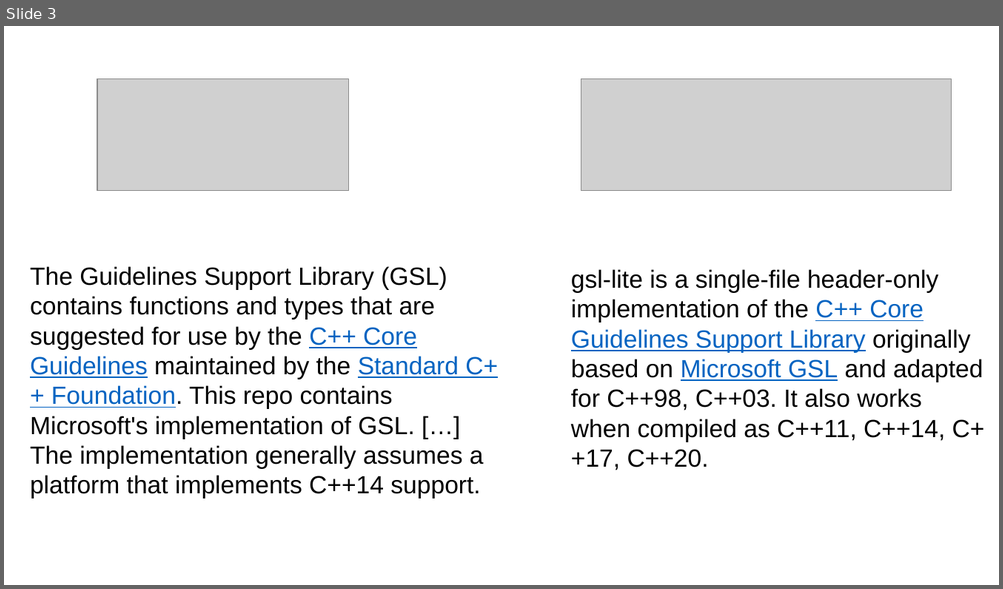
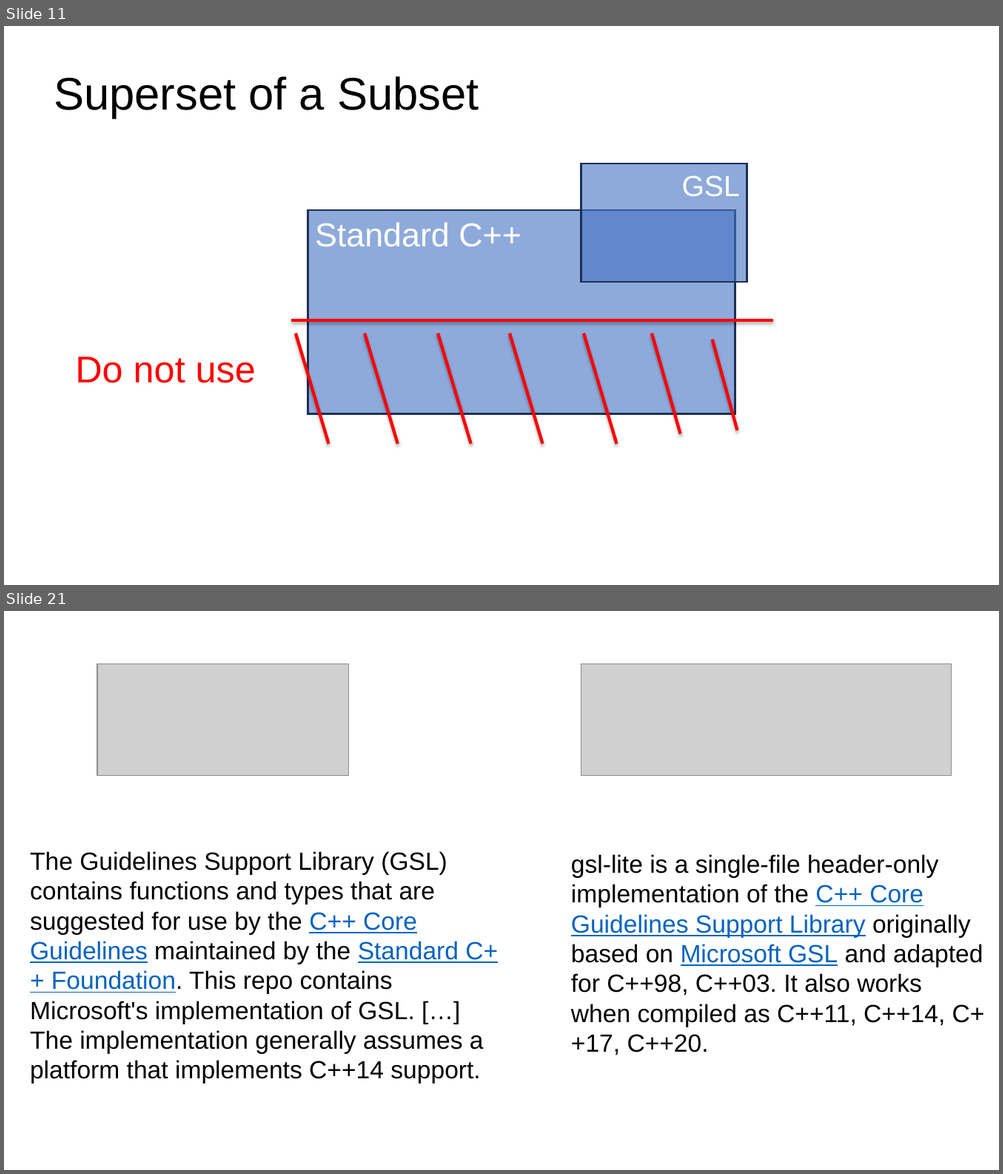
Before and after one commit to LongArmMcGee/cpp-safety, a slide deck: images/safe_cpp_graphics.pptx. Shown one above the other, each under a label of ours: slide 3 before the commit, slides 11 and 21 after it; the slides between them are not shown. The pictures are 1003x589 and 1003x1174 pixels, drawn with LibreOffice and Linux fonts; fonts in the diff are those of the drawing; grey boxes stand for pictures. Boxes give left, top, right and bottom in pixels: in the first picture for what was removed or moved away, otherwise in the second. Text is boxed around its words. In the diff, an @@ line names an element or a change of style, - is before the commit and + after.

```diff
--- a/images/safe_cpp_graphics.pptx
+++ b/images/safe_cpp_graphics.pptx
@@ slide 11 added at (4,26,999,585), background #FFFFFF @@
@@ title added at (54,76,479,118), 44 pt, text #000000 @@
+Superset of a Subset
@@ rectangle added at (581,164,747,282), fill #4472C4 at 60% opacity, outline #1E3256 2 pt, 28 pt, text #FFFFFF @@
+GSL
@@ rectangle added at (307,210,735,414), fill #4472C4 at 60% opacity, outline #1E3256 2 pt, 32 pt, text #FFFFFF @@
+Standard C++
@@ line added from (291, 321) to (772, 321), #FF0000 3 pt @@
@@ line added from (329, 444) to (296, 333), #FF0000 3 pt @@
@@ line added from (398, 444) to (364, 333), #FF0000 3 pt @@
@@ line added from (471, 444) to (438, 333), #FF0000 3 pt @@
@@ line added from (543, 444) to (510, 333), #FF0000 3 pt @@
@@ line added from (617, 444) to (583, 333), #FF0000 3 pt @@
@@ line added from (680, 434) to (652, 333), #FF0000 3 pt @@
@@ text added at (75,357,256,383), 36 pt, text #FF0000 @@
+Do not use
@@ line added from (737, 430) to (712, 339), #FF0000 3 pt @@
@@ what was slide 3 is now slide 21 @@
```
Also in this commit, not shown: 29 other slides added.
